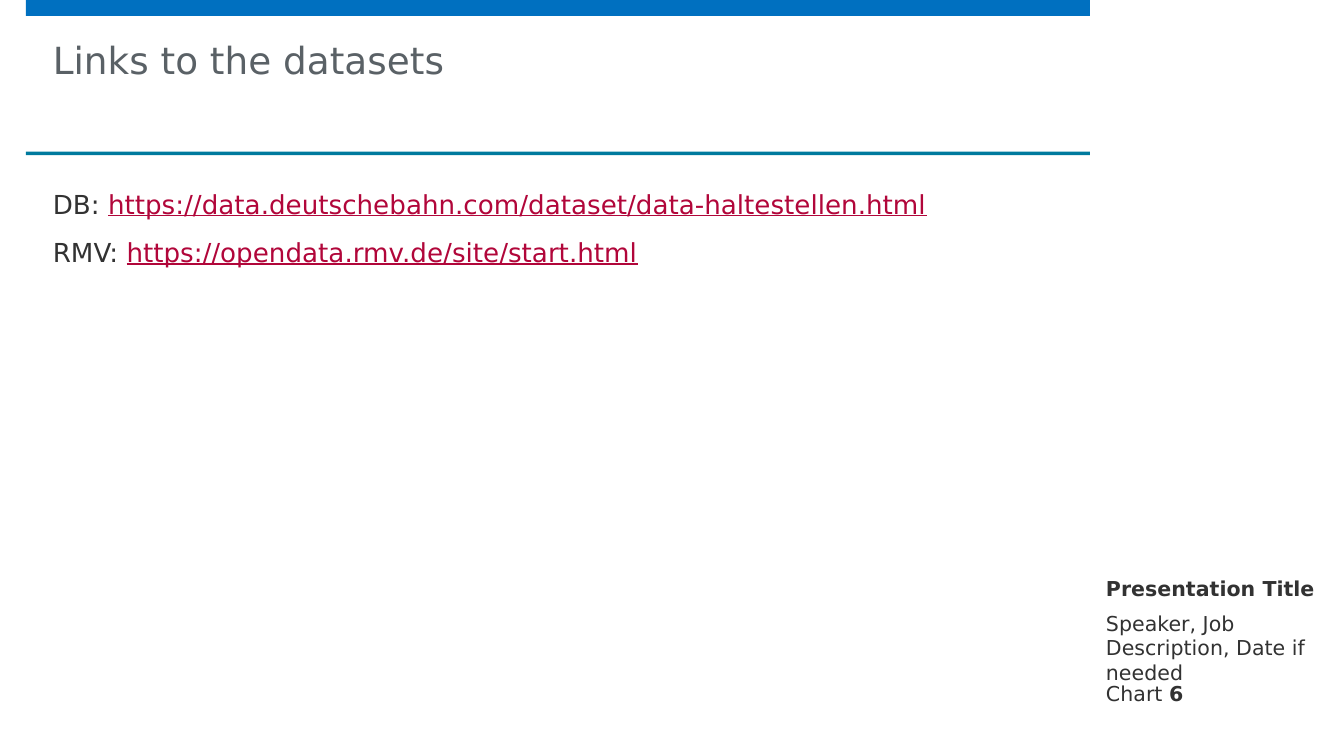
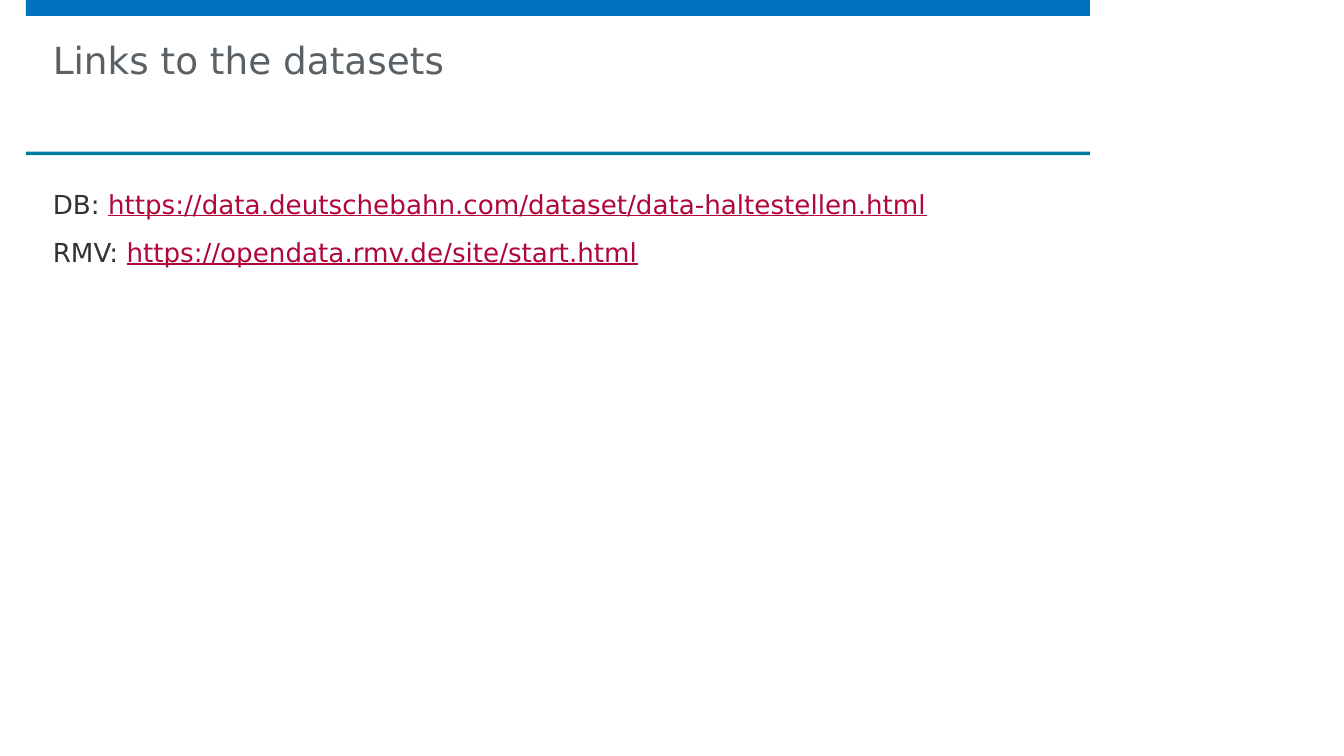
Before and after one commit to TimoBuechert/umr-data-integration-project, a slide deck: slide 6 of 1_preparation/T_Square_Preparation_Slides.pptx. Drawn at 1344x756 pixels with LibreOffice and Linux fonts; fonts in the diff are those of the drawing; background and template pictures are left out. Boxes give left, top, right and bottom in pixels: in the first picture for what was removed or moved away, otherwise in the second. Text is boxed around its words. In the diff, an @@ line names an element or a change of style, - is before the commit and + after.

```diff
--- a/1_preparation/T_Square_Preparation_Slides.pptx
+++ b/1_preparation/T_Square_Preparation_Slides.pptx
@@ text removed at bbox=[1106, 580, 1315, 597] @@
-Presentation Title
@@ text removed at bbox=[1106, 615, 1305, 686] @@
-Speaker, Job Description, Date if needed
@@ page number removed at bbox=[1106, 685, 1183, 702] @@
-Chart 6
```
Also in this commit, not shown: 4 other slides changed.
